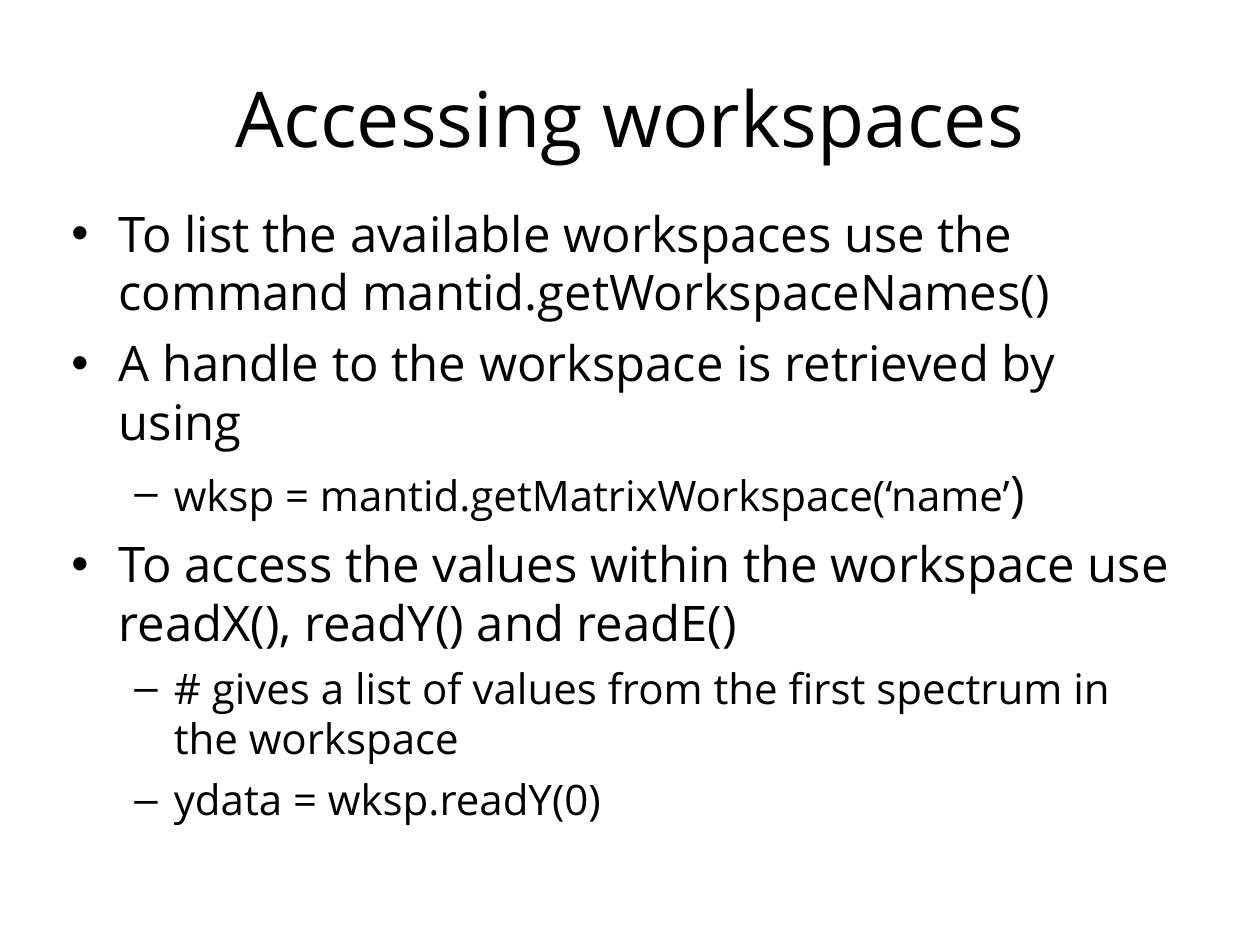
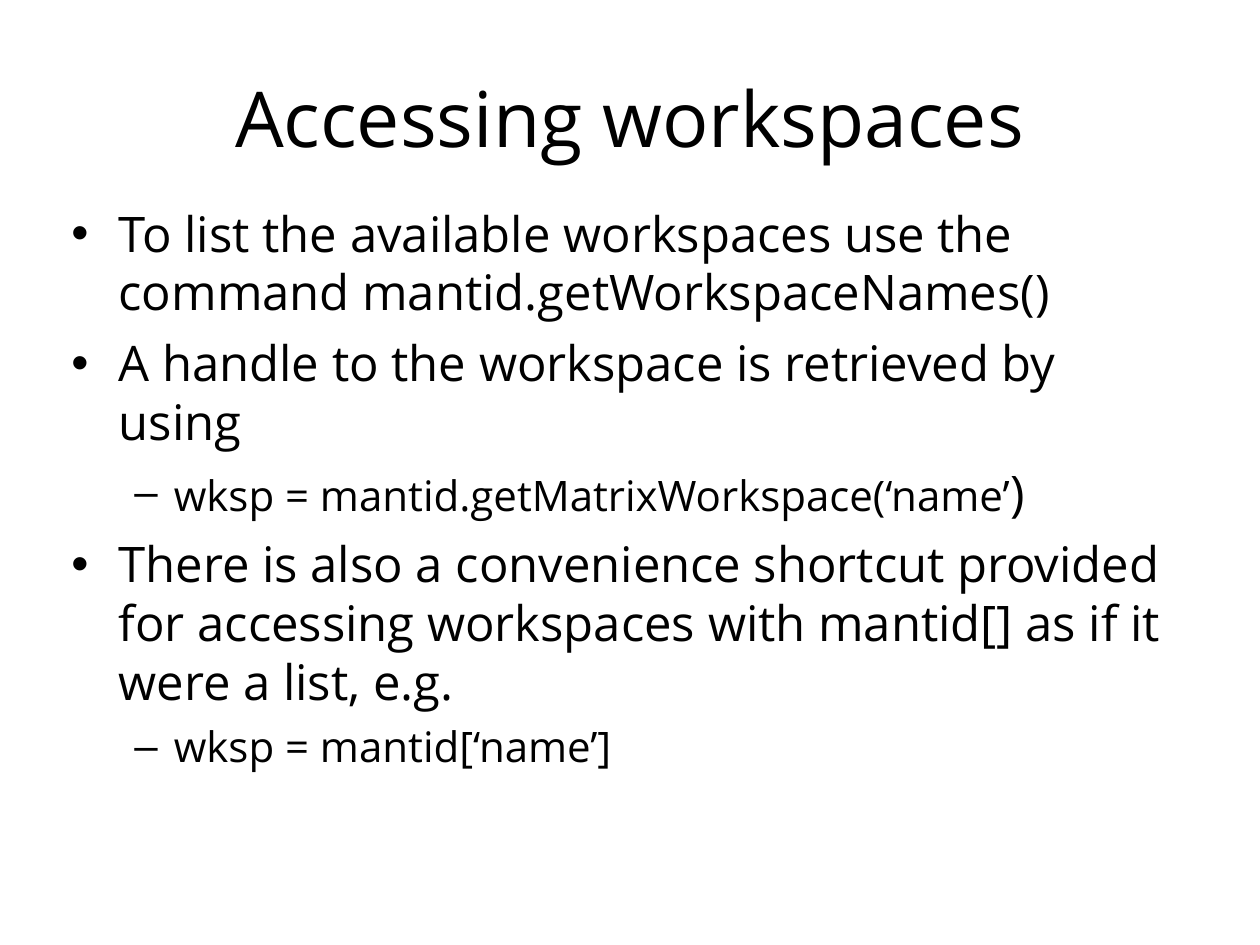
Before and after one commit to mantidproject/documents, a slide deck: slide 27 of Presentations/Python training course/Python in Mantid.ppt. Drawn at 1260x945 pixels with LibreOffice and Linux fonts; fonts in the diff are those of the drawing; background and template pictures are left out. Boxes give left, top, right and bottom in pixels: in the first picture for what was removed or moved away, otherwise in the second. Text is boxed around its words. In the diff, an @@ line names an element or a change of style, - is before the commit and + after.

```diff
--- a/Presentations/Python training course/Python in Mantid.ppt
+++ b/Presentations/Python training course/Python in Mantid.ppt
@@ text at (119, 544, 1161, 772): text changed; size 24 to 28 pt @@
-• To access the values within the workspace use readX(), readY() and readE()
-  – # gives a list of values from the first spectrum in the workspace
-  – ydata = wksp.readY(0)
+• There is also a convenience shortcut provided for accessing workspaces with mantid[] as if it were a list, e.g.
+  – wksp = mantid[‘name’]
```
Also in this commit, not shown: 10 other slides changed, 4 slides added, 3 other files.
